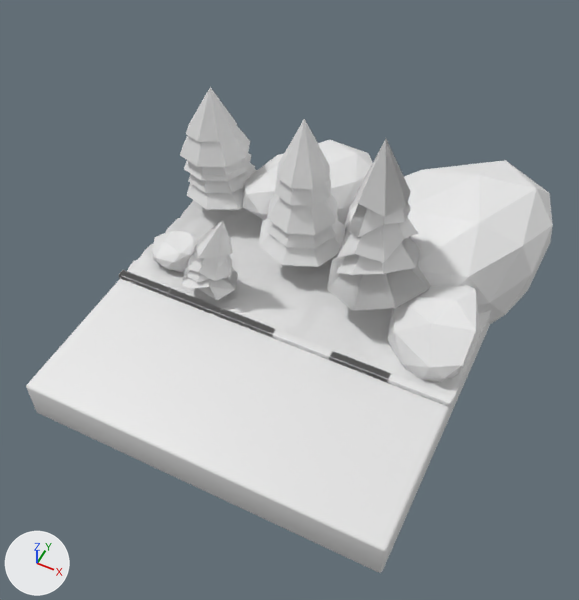
The Blender file Park.blend as it was, and as the next commit left it.
The view is the same before and after, from a 50 mm lens placed at (2.61, -5.08, 6.77), pointed at (0.05, 0.05, 0.36). The lights are fixed; the arrows at lower left show +X, +Y and +Z.

Script lines for the objects in view, before the commit:
```python
me_circle_004 = bpy.data.meshes.new('Circle.004')
me_circle_004.from_pydata(...)  # 253 vertices, 227 faces, 12 loose edges; spans x -0.8..0.7, y -0.72..0.75, z 0.0..2.91
me_circle_006 = bpy.data.meshes.new('Circle.006')
me_circle_006.from_pydata(...)  # 161 vertices, 152 faces; spans x -0.76..0.75, y -0.75..0.75, z 0.0..2.99
me_cube_001 = bpy.data.meshes.new('Cube.001')
me_cube_001.from_pydata(...)  # 1152 vertices, 1176 faces; spans x -2.0..2.01, y -0.25..-0.16, z 0.0..0.07
ob_kaldırım = bpy.data.objects.new('Kaldırım', me_cube_001)
ob_kaldırım.location = (-0.01, 0.0, 0.0)
ob_temelagac_003 = bpy.data.objects.new('TemelAgac.003', me_circle_004)
ob_temelagac_003.location = (-0.95, 0.08, -0.11)
ob_temelagac_003.scale = (0.434, 0.434, 0.434)
ob_temelagac_004 = bpy.data.objects.new('TemelAgac.004', me_circle_006)
ob_temelagac_004.location = (-0.62, 2.47, 0.0)
ob_temelagac_004.scale = (0.7, 0.7, 0.7)
ob_temelagac_004.hide_set(True)
# also in view: 'kaya2' at (-0.55, 1.84, 0.2); 'TasZemin' at (0.0, -1.11, -0.23); 'kaya3' at (1.53, 0.46, 0.17); 'TemelAgac.001' at (0.79, 0.72, 1.09); 'Kaya4' at (-1.61, 0.33, 0.09)
```
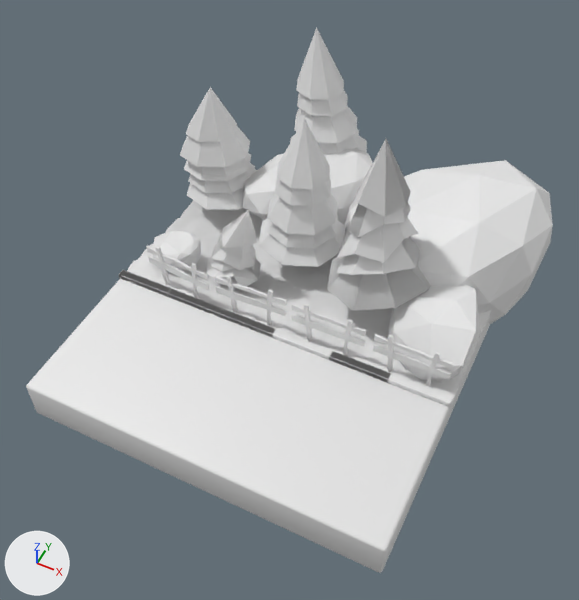
Location of each change, [x1, y1, x2, y2] in pixels of the pictures (579 x 600 px):
'TemelAgac.004', shown: after [290, 27, 367, 154]
'Cit', added: after [146, 245, 454, 387]
'TemelAgac.003', moved: before [182, 221, 238, 300]; after [206, 210, 261, 290]

Patch to the scene script:
```diff
--- a/Park.blend.py
+++ b/Park.blend.py
@@ me_cube @@
+me_cube.from_pydata(...)  # 336 vertices, 240 faces; spans x -0.59..3.74, y -0.09..0.04, z -0.57..0.19
@@ ob_temelagac_003 @@
 ob_temelagac_003 = bpy.data.objects.new('TemelAgac.003', me_circle_004)
-ob_temelagac_003.location = (-0.95, 0.08, -0.11)
+ob_temelagac_003.location = (-0.79, 0.34, -0.11)
 ob_temelagac_003.scale = (0.434, 0.434, 0.434)
@@ ob_temelagac_004 @@
 ob_temelagac_004.scale = (0.7, 0.7, 0.7)
-ob_temelagac_004.hide_set(True)
@@ ob_cit @@
+ob_cit = bpy.data.objects.new('Cit', me_cube)
+ob_cit.location = (-1.19, -0.08, 0.46)
+ob_cit.scale = (0.828, 0.828, 0.828)
```
